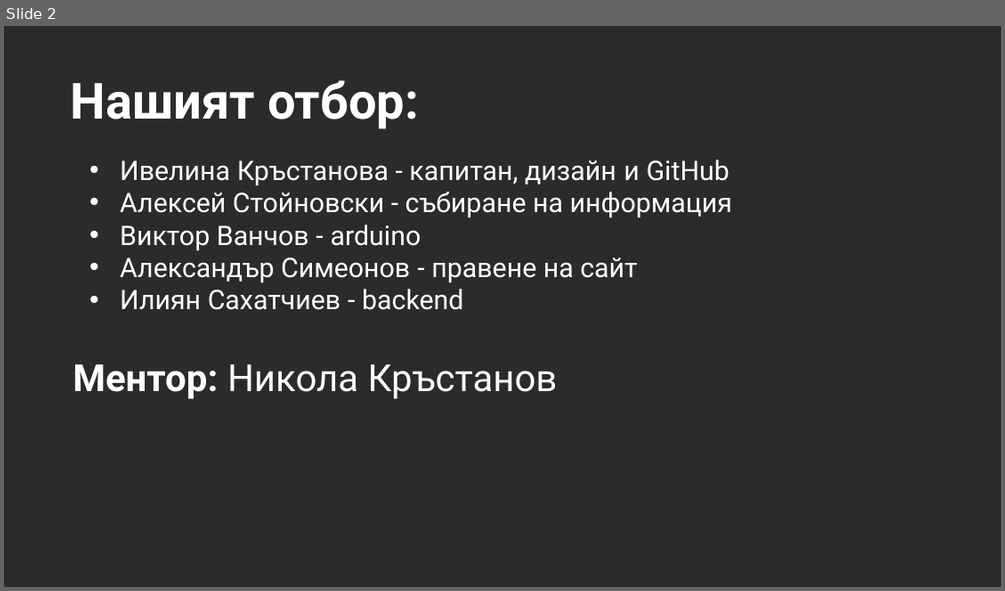
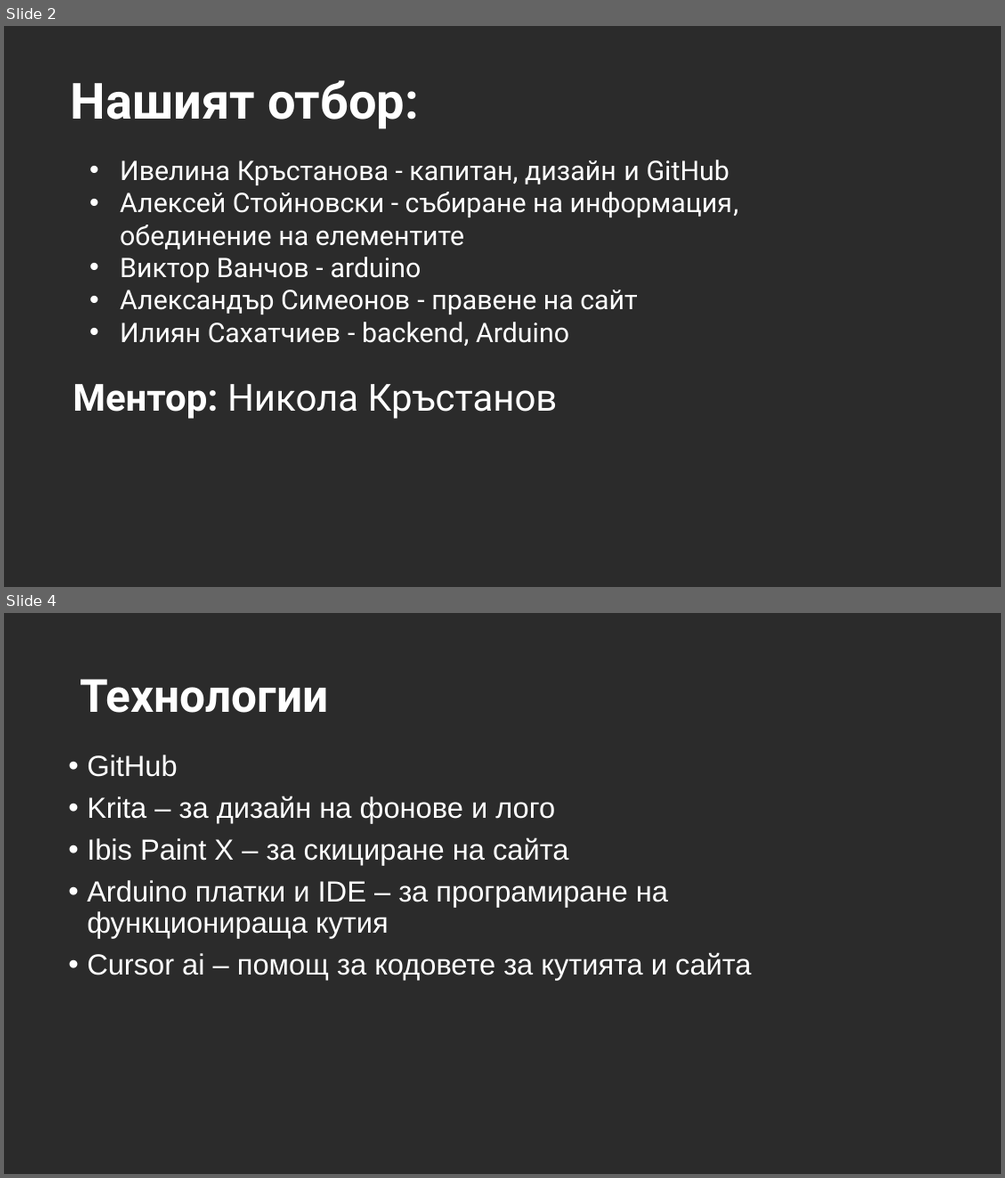
Before and after one commit to VicRattlehead502/Medicine-Man, a slide deck: Prezentaciq.pptx. Shown one above the other, each under a label of ours: slide 2 before the commit, slides 2 and 4 after it; the slides between them are not shown. The pictures are 1005x591 and 1005x1178 pixels, drawn with LibreOffice and Linux fonts; fonts in the diff are those of the drawing; background and template pictures are left out; a plain dark background stands for a picture behind light text. Boxes give left, top, right and bottom in pixels: in the first picture for what was removed or moved away, otherwise in the second. Text is boxed around its words. In the diff, an @@ line names an element or a change of style, - is before the commit and + after.

```diff
--- a/Prezentaciq.pptx
+++ b/Prezentaciq.pptx
@@ slide 4 added at box(4, 613, 1001, 1174), background picture (left out) @@
@@ title added at box(80, 679, 328, 713), 44 pt, text #FFFFFF, bold @@
+Технологии
@@ text added at box(87, 755, 751, 980), 28 pt, text #FFFFFF @@
+• GitHub
+• Krita – за дизайн на фонове и лого
+• Ibis Paint X – за скициране на сайта
+• Arduino платки и IDE – за програмиране на функционираща кутия
+• Cursor ai – помощ за кодовете за кутията и сайта
@@ slide 2 changed as well @@
@@ text at box(120, 192, 739, 249): text changed @@
-• Алексей Стойновски - събиране на информация
+• Алексей Стойновски - събиране на информация, обединение на елементите
@@ text at box(120, 321, 569, 346): text changed @@
-• Илиян Сахатчиев - backend
+• Илиян Сахатчиев - backend, Arduino
@@ text "Ментор: Никола Кръстанов": place and size @@
-text "Ментор: Никола Кръстанов" at box(73, 364, 558, 399)
+text "Ментор: Никола Кръстанов" at box(73, 384, 558, 418)
```
Also in this commit, not shown: 1 other slide changed, 7 other slides added, 1 slide removed, 1 other file.
